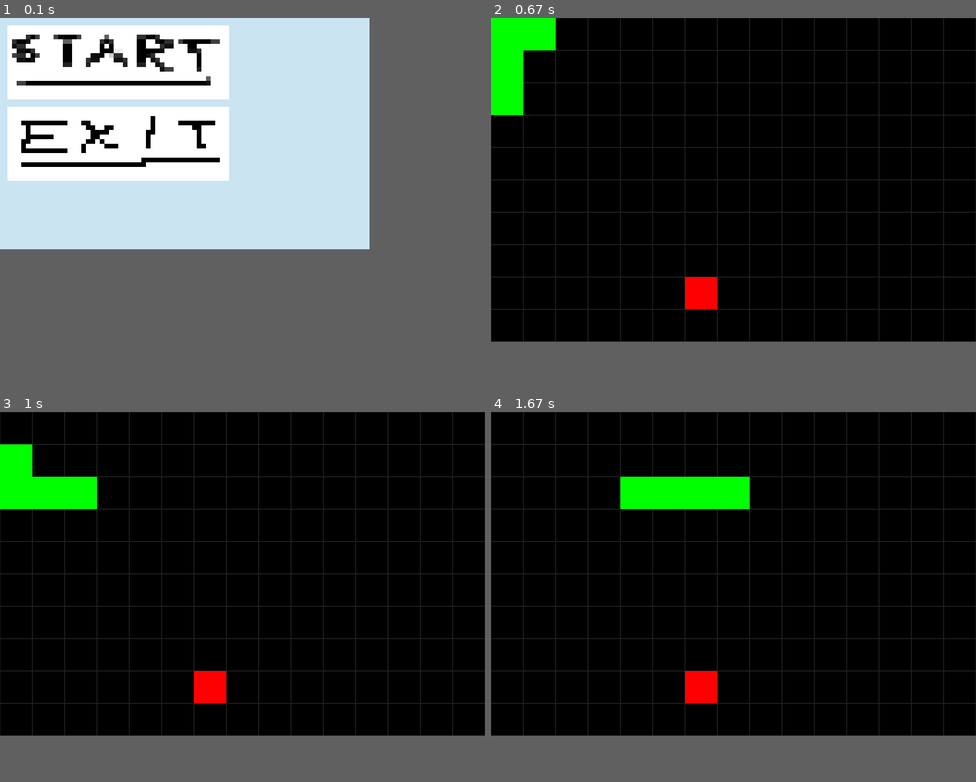
Above: before the commit, frames 1-4 (two rows, left to right).
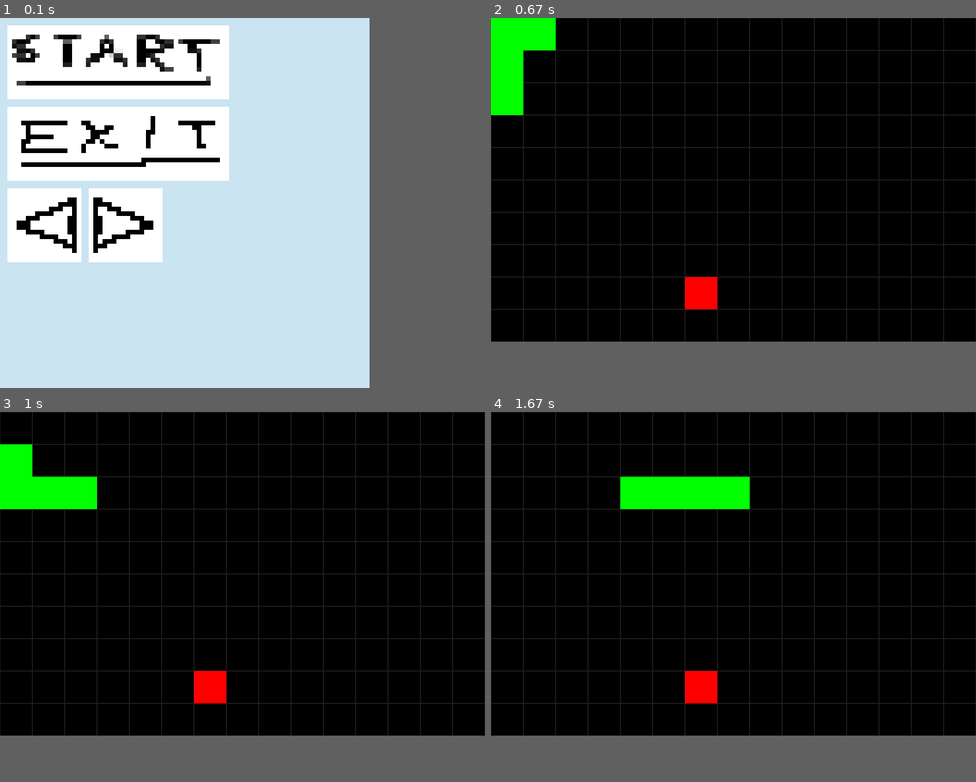
Above: after the commit, the same moments.

Repository: VinnieVinn/Snake-Game
Game: pygame game, started from main.py
Two runs of this game, one before a commit and one after it. Both use one fixed random seed, a clock stepped at 60 frames per second and the inputs below.
Inputs (mouse positions are in pixels of both pictures, inside the frame that each line leads up to):
- Up to frame 1 (0.1 s): no input
- Up to frame 2 (0.67 s): press the mouse at (607, 62) at 0.37 s; move the mouse to (655, 88) at 0.47 s; release the mouse at (709, 114) at 0.6 s
- Up to frame 3 (1 s): hold D from 0.67 s (still down); move the mouse to (223, 486) at 0.7 s
- Up to frame 4 (1.67 s): release D at 1.13 s
In frame 1 the window is 800x500 before the commit and 800x800 after it. Grey fills any space a smaller window leaves; there, only what the larger window draws over its background counts as a difference.

The runs differ from the first frame. In frame 1, 6.1% of the frame differs, in the area x 1-34%, y 46-66%; in frame 2, nothing differs; in frame 3, nothing differs; in frame 4, nothing differs.

Commit message:
Menu mod 2.32.4 RTX Super
- Menu fixes

Diff:
--- a/button.py
+++ b/button.py
@@ -10,7 +10,13 @@
 		self.rect.topleft = (x, y)
 		self.clicked = False
 
+
 	def draw(self, surface):
+		#draw button on screen
+		surface.blit(self.image, (self.rect.x, self.rect.y))
+
+
+	def pressed(self):
 		action = False
 		#get mouse position
 		pos = pygame.mouse.get_pos()
@@ -23,8 +29,4 @@
 
 		if pygame.mouse.get_pressed()[0] == 0:
 			self.clicked = False
-
-		#draw button on screen
-		surface.blit(self.image, (self.rect.x, self.rect.y))
-
 		return action
--- a/main_menu.py
+++ b/main_menu.py
@@ -1,27 +1,44 @@
 import pygame
 import button
+import os
 
+def draw_text(prompt: str, font, color, x, y):
+    pass
 
 
 pygame.init()
 
+
+vertical_list = ["sprites/start.png",
+          "sprites/exit.png"]
+
+
+
 screen_width = 800
-screen_height = 500
+screen_height = 800
 button_scale = 10 # x times
 margin = 16 # pixels
+directory = os.path.dirname(os.path.realpath(__file__))
 
 screen = pygame.display.set_mode((screen_width, screen_height))
 pygame.display.set_caption('Button Demo')
 
-startGame = None
+
+startGame = False
 
 #Menu buttons:
-start_image = pygame.image.load("sprites/start.png").convert_alpha()
+start_image = pygame.image.load(directory + "\\sprites\\start.png").convert_alpha()
 start_button = button.Button(margin, margin, start_image, button_scale)
 
+exit_image = pygame.image.load(directory + "\\sprites\\exit.png").convert_alpha()
+exit_button = button.Button(margin, 2*margin+start_image.get_height()*button_scale, exit_image, button_scale)
 
-exit_image = pygame.image.load("sprites/exit.png").convert_alpha()
-exit_button = button.Button(margin, 2*margin+start_image.get_height()*button_scale, exit_image, button_scale)
+arrow_left_image = pygame.image.load(directory + "\\sprites\\arrow.png").convert_alpha()
+arrow_left = button.Button(margin, 3*margin+start_image.get_height()*button_scale+exit_image.get_height()*button_scale, arrow_left_image, button_scale)
+
+arrow_right_image = pygame.transform.flip(arrow_left_image, True, False).convert_alpha()
+arrow_right = button.Button(2*margin+arrow_left_image.get_width()*button_scale, 3*margin+start_image.get_height()*button_scale+exit_image.get_height()*button_scale, arrow_right_image, button_scale)
+
 
 
 running = True
@@ -36,14 +53,22 @@
     # Graphics
     screen.fill((202, 228, 241))
 
-    if start_button.draw(screen):
+    start_button.draw(screen)
+    exit_button.draw(screen)
+    arrow_left.draw(screen)
+    arrow_right.draw(screen)
+
+    if start_button.pressed():
         print('START')
         startGame = True
         running = False
-    if exit_button.draw(screen):
+    if exit_button.pressed():
+        print("EXIT")
         running = False
-
-
+    if arrow_left.pressed():
+        print("Left arrow")
+    if arrow_right.pressed():
+        print("Right arrow")
 
     pygame.display.update()
 
Binary file added: sprites/arrow.png
